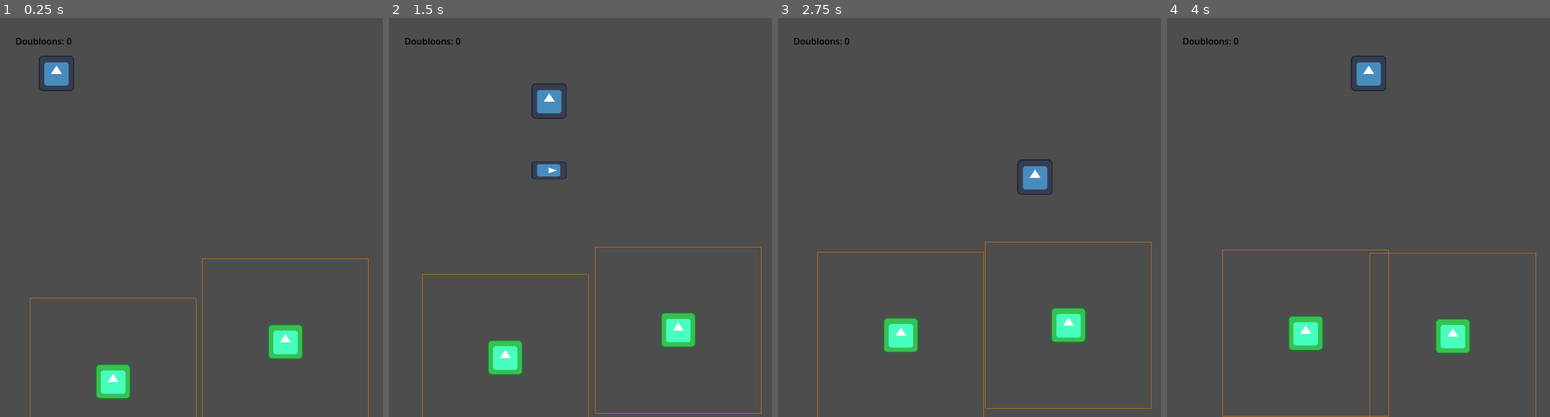
Above: before the commit, frames 1-4 (left to right).
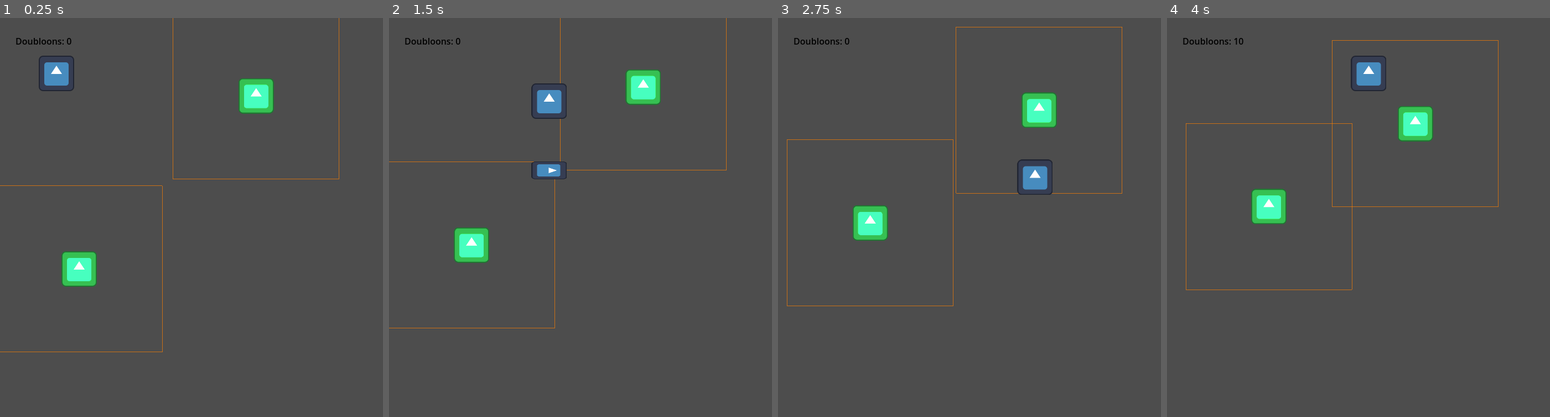
Above: after the commit, the same moments.

Repository: Bybett/Shinobi-Code
Game: Godot game, scene res://Scenes/root_scene_linux.tscn
Same seed, same stepped clock (60 frames per second), same inputs: the game is played once before the commit and once after it. The engine's default icon, where the game draws it, is replaced by a stand-in: a white triangle on a blue panel in a dark square.
Inputs:
- Up to frame 1 (0.25 s): no input
- Up to frame 2 (1.5 s): hold D (Right) 0.53-1.28 s; tap Space (Space) at 0.6, 1.35 s; hold S (Down) from 1.28 s (still down)
- Up to frame 3 (2.75 s): release S (Down) at 2.03 s; hold D (Right) from 2.03 s (still down); tap Space (Space) at 2.1 s
- Up to frame 4 (4 s): release D (Right) at 2.78 s; hold W (Up) 2.78-3.53 s; tap Space (Space) at 2.85, 3.6 s; hold A (Left) from 3.53 s (still down)

The runs differ from the first frame. In frame 1, 3.9% of the frame differs, in the area x 0-97%, y 0-100%; in frame 2, 4.0%; in frame 3, 4.1%; in frame 4, 4.2%, in the area x 4-97%, y 5-100%.

Commit message:
trying to merge

Diff:
--- a/slime-slayer/Scripts/globals.gd
+++ b/slime-slayer/Scripts/globals.gd
@@ -5,13 +5,11 @@
 var PLAYER_HEALTH: int = 100
 
 #Map Dimensions
-var MIN_X: int = 0 # -x size
-var MAX_X: int = ProjectSettings.get_setting("display/window/size/viewport_width") # +x size
-var MIN_Y: int = 0 # -y size
-var MAX_Y: int = ProjectSettings.get_setting("display/window/size/viewport_height") # +y size
-
-# Base entity values
-const entity_size: int = 20
+# TODO - Map Window code dimensions test if need to set parameters
+const MIN_X: int = 0 # -x size
+const MAX_X: int = 500 # +x size
+const MIN_Y: int = 0 # -y size
+const MAX_Y: int = 500 # +y size
 
 #Grab Player node as PLAYER
 const PLAYER_SCENE = preload("res://Scenes/Player Scenes/player_scene.tscn")
@@ -24,4 +22,5 @@
 const SWORD_SWIPE_SCENE = preload("res://Scenes/Player Scenes/sword_swipe.tscn")
 
 # list of all interactable objects/entities
+# TODO - convert to dictionary(s)
 var ENTITIES = []
--- a/slime-slayer/Scripts/slime_script.gd
+++ b/slime-slayer/Scripts/slime_script.gd
@@ -1,22 +1,17 @@
 extends CharacterBody2D
 
 # Variables
-@export var speed: int = 35 ## Speed!!
-@export var life: int = 3 ## Life, duh
-@export var attack: int = 10 ## Attack damage
+@export var speed: int = 35
+@export var life: int = 3
+@export var attack: int = 10
 @export var vision_range: int = 300  ## Diameter of the vision box
 
-## Its element. It will determine abilities and attributes
-## Accepted values: base, air, water, earth, fire
-@export var element: String = "base"
-@export var size: String = "small" ## Acceptable sizes: small, medium, large
+var random_direction: Vector2 = Vector2.ZERO # Applies random variance in direction
 
-var random_direction: Vector2 = Vector2.ZERO # Applies random variance in direction
-var randomness_factor: float = 0.2  # Strength of randomness
-var is_pursuing: bool = false # If pursuing runs pursuing code
+# If pursuing runs pursuing code
+var is_pursuing: bool = false
 
 func _ready() -> void:
-
 	set_random_direction()
 	add_to_group("enemies")
 
@@ -34,14 +29,11 @@
 
 	# If SLIME is pursuing runs SLIME movement code
 	if is_pursuing:
-
 		# Move toward PLAYER with some randomness
 		var target_direction = (Globals.PLAYER.position - position).normalized() #vector from SLIME to PLAYER
-		var random_offset = Vector2( #randomness offset vector
-			randf_range(-randomness_factor, randomness_factor),
-			randf_range(-randomness_factor, randomness_factor)
-		).normalized() * 0.5 # 0.5 scales down randomness factor so it does not overtake main path to follow the PLAYER
-		var move_direction = (target_direction + random_offset).normalized() #Final vector from SLIME to PLAYER with randomness
+		if randf() < 0.01:  # Change direction occasionally (1% chance per frame)
+			set_random_direction()
+		var move_direction = (target_direction + 1.75*random_direction).normalized() #Final vector from SLIME to PLAYER with randomness
 		velocity = move_direction * speed
 
 	else:
@@ -49,6 +41,7 @@
 		velocity = random_direction * speed
 		if randf() < 0.01:  # Change direction occasionally (1% chance per frame)
 			set_random_direction()
+
 	move_and_slide() # Built in function for characterbody2D that deals with movement
 
 #Grabs a random vector direction
@@ -57,6 +50,12 @@
 		randf_range(-1.0, 1.0),
 		randf_range(-1.0, 1.0)
 	).normalized()
+
+##when enemy touches player, knock back to enemy
+#func repulsion_foce() -> void:
+	#var target_direction = (Globals.PLAYER.position - position).normalized() #vector from SLIME to PLAYER
+	#var repulsion_dir = -target_direction
+	#velocity = repulsion_dir * speed*3
 
 #Checks if PLAYER is within vision and if it needs to pursue
 func update_pursuit() -> void:
@@ -77,6 +76,9 @@
 	else:
 		is_pursuing = false
 
+func repulsion_force() -> void:
+	pass
+
 func _draw() -> void:
 	# Draws a vision box for debugging
 	draw_rect(Rect2(-vision_range/2, -vision_range/2, vision_range, vision_range), Color(1, 0.5, 0, 0.7), false)
--- a/slime-slayer/project.godot
+++ b/slime-slayer/project.godot
@@ -12,7 +12,7 @@
 
 config/name="Slime Slayer"
 run/main_scene="res://Scenes/root_scene_linux.tscn"
-config/features=PackedStringArray("4.4", "GL Compatibility")
+config/features=PackedStringArray("4.3", "GL Compatibility")
 config/icon="res://icon.svg"
 
 [autoload]
Not shown: 1 places in slime-slayer/Scenes/Player Scenes/player_scene.tscn that only renumber resources
Not shown: 1 places in slime-slayer/Scenes/root_scene_linux.tscn that only renumber resources
Not shown: 1 places in slime-slayer/Scenes/slime_scene.tscn that only renumber resources
